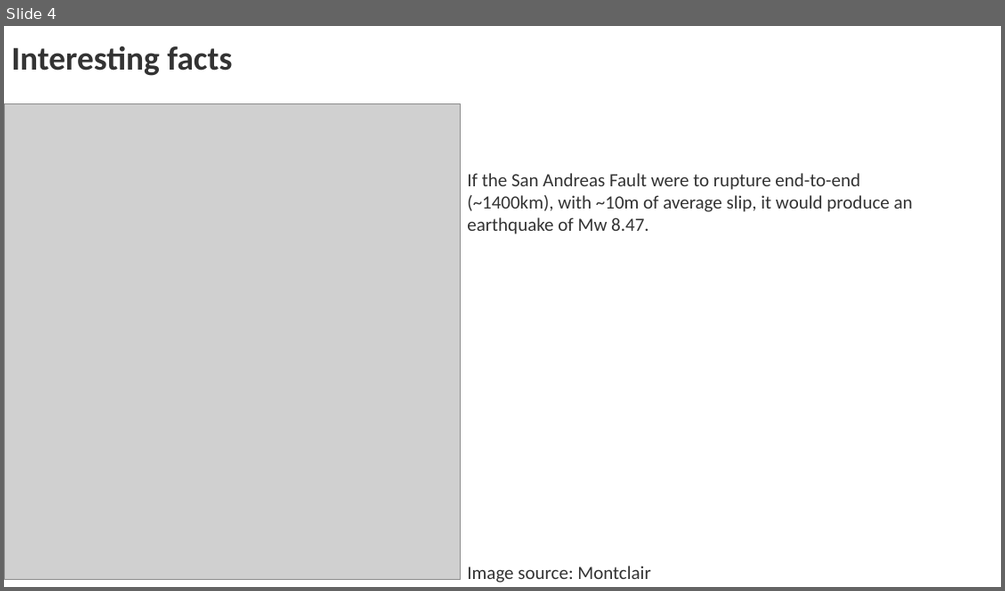
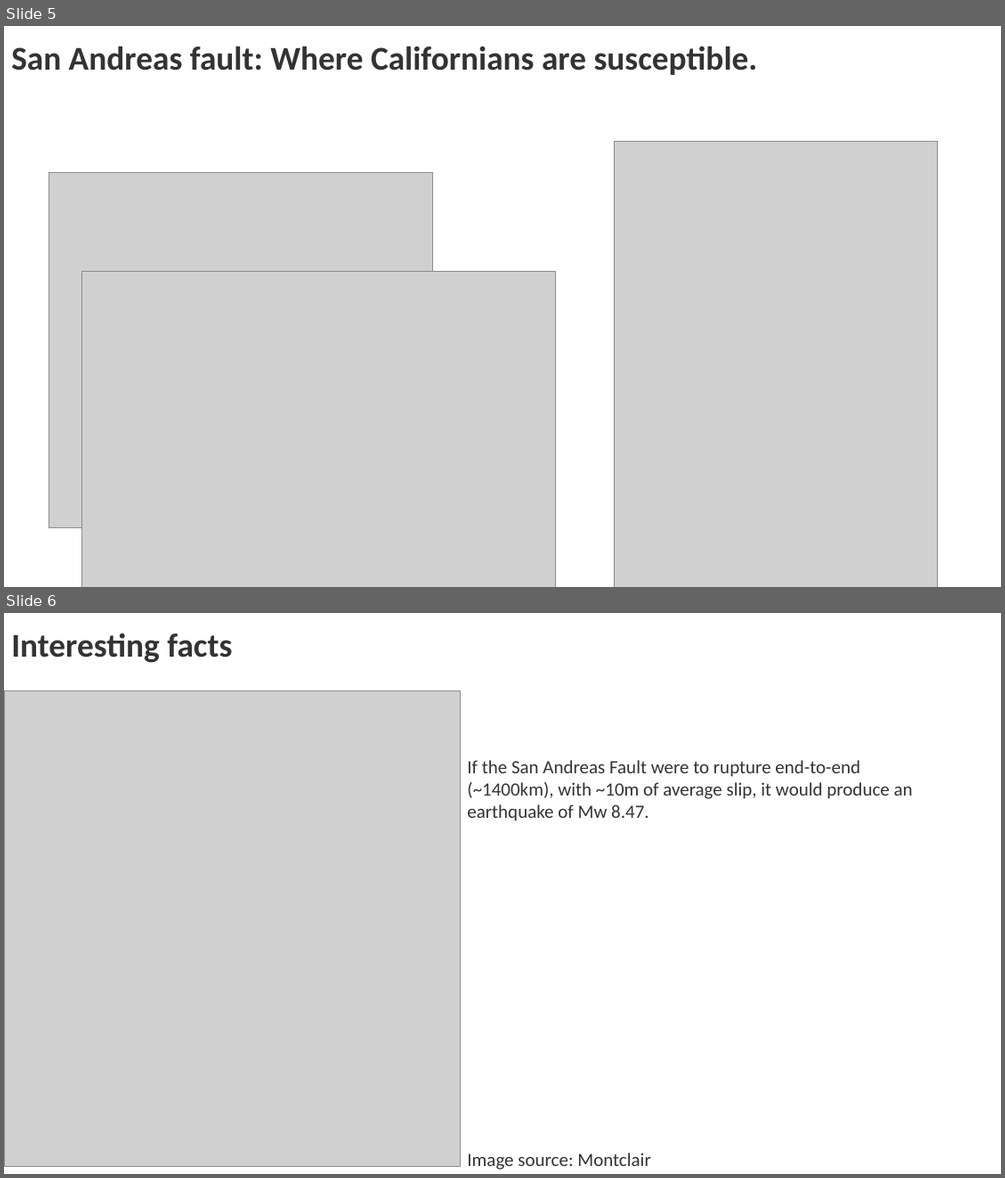
Before and after one commit to saiedmighani/earthquake_time_series_LSTM, a slide deck: Executive_slides.pptx. Shown one above the other, each under a label of ours: slide 4 before the commit, slides 5 and 6 after it. The pictures are 1005x591 and 1005x1178 pixels, drawn with LibreOffice and Linux fonts; fonts in the diff are those of the drawing; grey boxes stand for pictures. Boxes give left, top, right and bottom in pixels: in the first picture for what was removed or moved away, otherwise in the second. Text is boxed around its words. In the diff, an @@ line names an element or a change of style, - is before the commit and + after.

```diff
--- a/Executive_slides.pptx
+++ b/Executive_slides.pptx
@@ slide 5 added at (4, 26, 1001, 587), background #FFFFFF @@
@@ text added at (11, 46, 758, 75), 32 pt, text #333333, bold @@
+San Andreas fault: Where Californians are susceptible.
@@ picture added at (615, 141, 938, 587) @@
@@ picture added at (48, 172, 432, 528) @@
@@ picture added at (81, 272, 555, 587) @@
@@ what was slide 4 is now slide 6 @@
```
Also in this commit, not shown: 1 slide changed, 1 other slide added, 6 other files.
